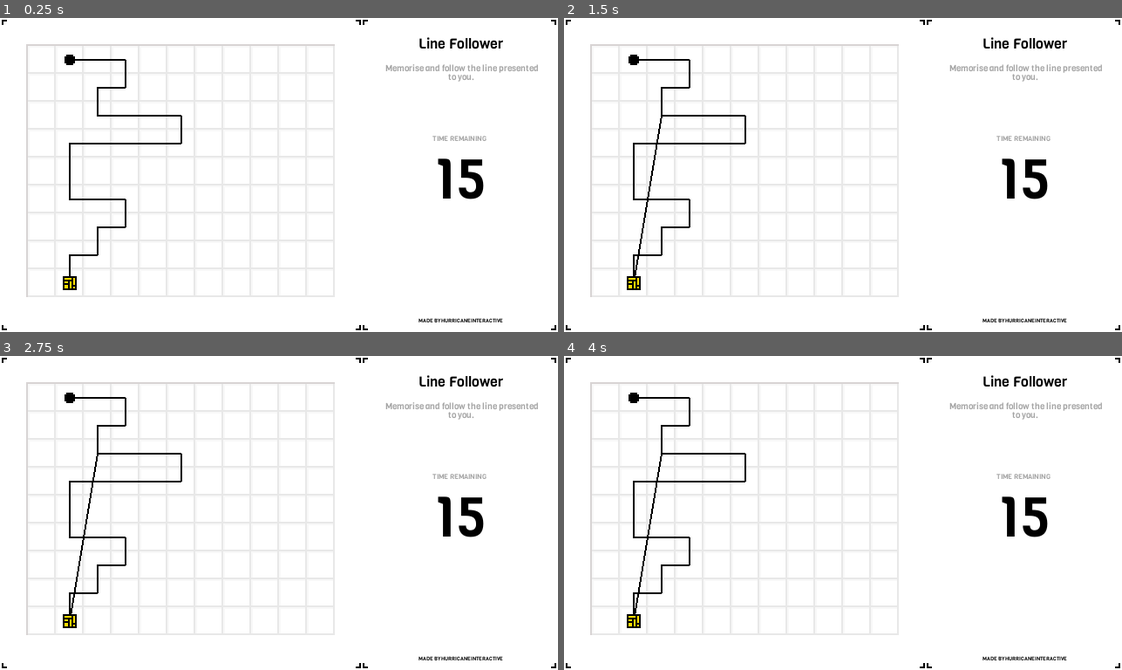
Above: before the commit, frames 1-4 (two rows, left to right).
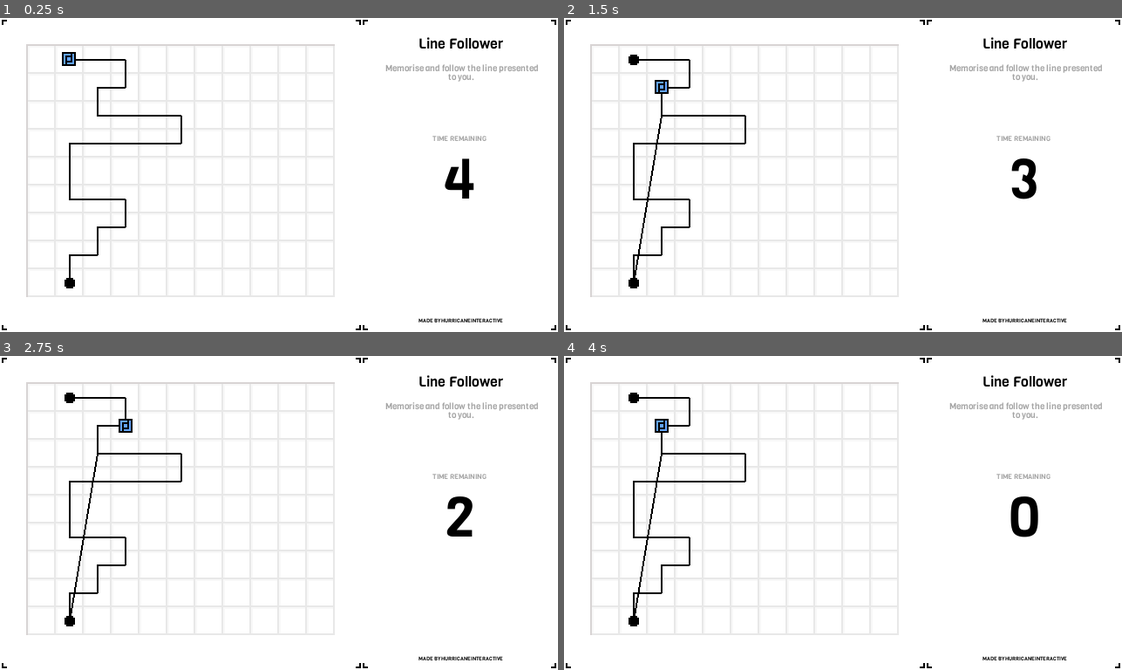
Above: after the commit, the same moments.

Repository: HurricaneInteractive/followers-jam
Game: Godot game, scene res://Main.tscn
The game is run twice, just before and just after one commit, with the same random seed, the same clock (stepped at 60 frames per second) and the same inputs.
Inputs:
- Up to frame 1 (0.25 s): no input
- Up to frame 2 (1.5 s): hold Right (ui_right) 0.53-1.28 s; tap Space (ui_select) at 0.77 s; hold Down (ui_down) from 1.28 s (still down)
- Up to frame 3 (2.75 s): tap Space (ui_select) at 1.52 s; tap Enter at 2 s; release Down (ui_down) at 2.03 s; hold Right (ui_right) from 2.03 s (still down)
- Up to frame 4 (4 s): tap Space (ui_select) at 2.75, 3.02, 3.77 s; tap Enter at 3.5 s; release Right (ui_right) at 3.53 s; hold Left (ui_left) from 3.53 s (still down)

The runs differ from the first frame. In frame 1, 0.8% of the frame differs, in the area x 11-87%, y 10-87%; in frame 2, 0.8%; in frame 3, 0.8%; in frame 4, 0.8%, in the area x 11-87%, y 20-87%.

Commit message:
Minor changes to tilemap and main scene

Diff:
--- a/Main.gd
+++ b/Main.gd
@@ -7,20 +7,20 @@
 
 onready var tilemap = $PlayArea/Tileset
 onready var memory_path = $PlayArea/MemoryPath
-
-# Declare member variables here. Examples:
-# var a = 2
-# var b = "text"
+onready var player = $PlayArea/Player
+onready var memorise_timer = $MemoriseTimer
+onready var gameplay_timer = $GameplayTimer
 
 
 # Called when the node enters the scene tree for the first time.
 func _ready():
 	memory_path = Generator.generate(memory_path)
-	tilemap.place_start(
-		Globals.reverse_line_point(
-			memory_path.get_point_position(0)
-		)
-	)
+	var starting_point = Globals.reverse_line_point(memory_path.get_point_position(0))
+	player.current_position = [starting_point.x, starting_point.y]
+	tilemap.place_start(starting_point)
+
+	memorise_timer.wait_time = 5
+	memorise_timer.start()
 
 	tilemap.place_end(
 		Globals.reverse_line_point(
@@ -31,6 +31,9 @@
 	)
 
 
+func _process(delta):
+	$UIArea/Timer/Seconds.text = str(floor(memorise_timer.time_left))
+
 func _input(event):
 	if Input.is_action_just_pressed("ui_select"):
 		memory_path.add_point(Vector2(
--- a/Main.tscn
+++ b/Main.tscn
@@ -1,10 +1,11 @@
-[gd_scene load_steps=7 format=2]
+[gd_scene load_steps=8 format=2]
 
 [ext_resource path="res://assets/floor-tile.png" type="Texture" id=1]
 [ext_resource path="res://TileMap.gd" type="Script" id=2]
 [ext_resource path="res://assets/play-area.png" type="Texture" id=3]
 [ext_resource path="res://UIArea.tscn" type="PackedScene" id=4]
 [ext_resource path="res://Main.gd" type="Script" id=5]
+[ext_resource path="res://Player/Player.tscn" type="PackedScene" id=6]
 
 [sub_resource type="TileSet" id=1]
 0/name = "BaseFloor"
@@ -63,6 +64,13 @@
 format = 1
 script = ExtResource( 2 )
 
+[node name="Player" parent="PlayArea" instance=ExtResource( 6 )]
+
 [node name="UIArea" parent="." instance=ExtResource( 4 )]
 margin_left = 208.0
 margin_right = 320.0
+
+[node name="MemoriseTimer" type="Timer" parent="."]
+one_shot = true
+
+[node name="GameplayTimer" type="Timer" parent="."]
--- a/TileMap.gd
+++ b/TileMap.gd
@@ -16,7 +16,7 @@
 
 
 func get_end_tile() -> int:
-	return _tileset.find_tile_by_name("End")
+	return _tileset.find_tile_by_name("Start")
 
 
 func place_start(at: Vector2) -> void:
